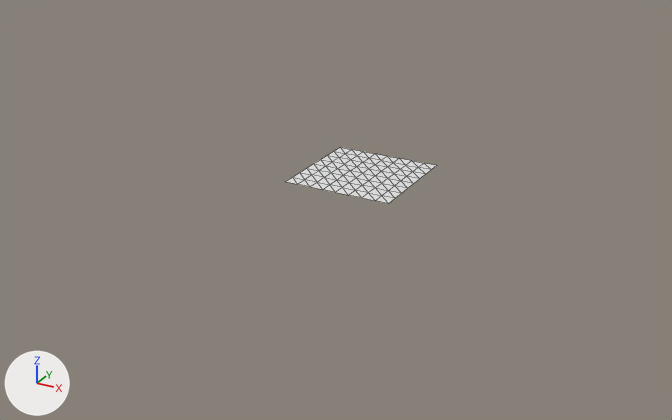
A saved change to the OBJ model models/plane.obj.
One viewpoint serves both versions: a 50 mm camera at (35.2, -68.9, 30.3) aimed at (-1.4, -2.3, -3.0). The axes (+X, +Y, +Z) are drawn at lower left. The lights are the same throughout. Mesh edges are drawn as thin lines. Where no turn or scale is listed for an object, it has been applied to the vertices.

Script lines for the objects in view, before the commit:
```python
me_plane_plane_001 = bpy.data.meshes.new('Plane_Plane.001')
me_plane_plane_001.from_pydata(...)  # 81 vertices, 128 faces; spans x -5.0..5.0, y -5.0..5.0, z 0.0
ob_plane_plane_001 = bpy.data.objects.new('Plane_Plane.001', me_plane_plane_001)
ob_plane_plane_001.location = (0.0, 0.0, 0.0)
```
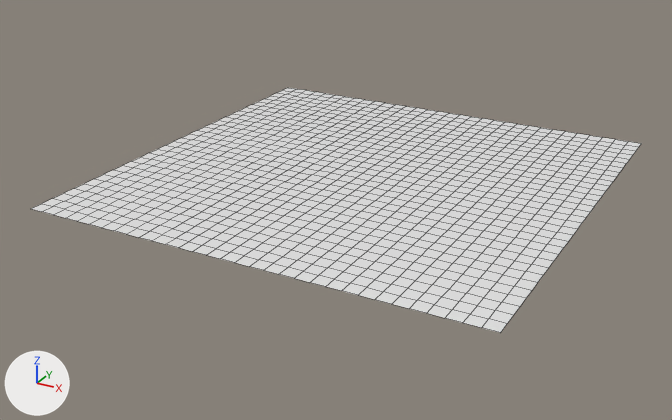
The change, as a diff of the scene's bpy script:
```diff
--- a/models/plane.obj.py
+++ b/models/plane.obj.py
@@ mat_none @@
+mat_none = principled_material('None')
+mat_none.base_color = (0.8, 0.8, 0.8)  # white #e7e7e7
+mat_none.roughness = 0.293
@@ me_plane_plane_001 @@
 # used by ob_plane_plane_001; location = (0.0, 0.0, 0.0)
-me_plane_plane_001.from_pydata(...)  # 81 vertices, 128 faces; spans x -5.0..5.0, y -5.0..5.0, z 0.0
+me_plane_plane_001.from_pydata(...)  # 1089 vertices, 1024 faces; spans x -20.0..20.0, y -20.0..20.0, z 0.0
+# me_plane_plane_001 part 1: 1008 vertices added at x -20.0..20.0, y -20.0..20.0, z 0.0
+me_plane_plane_001.materials.append(mat_none)  # white #e7e7e7
```

What differs and where, as boxes (x1, y1, x2, y2) in the pictures (672 x 420 px):
'Plane_Plane.001', reshaped (299% wider, 332% taller): before (285, 148, 437, 204); after (31, 88, 641, 333)
part 1 of me_plane_plane_001, added: after (31, 88, 641, 333)
